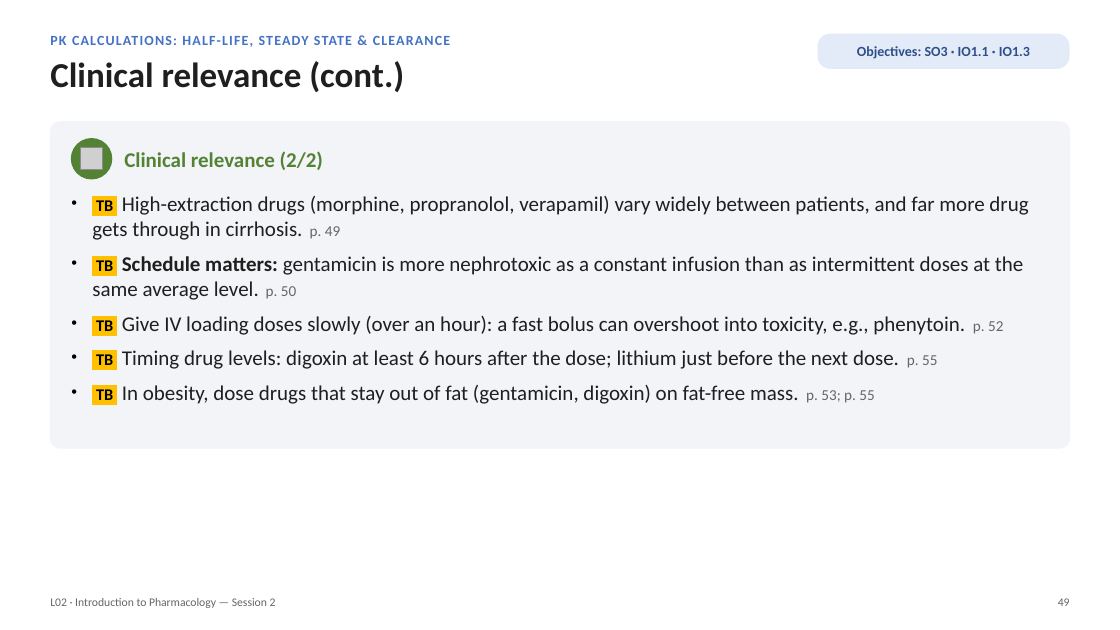
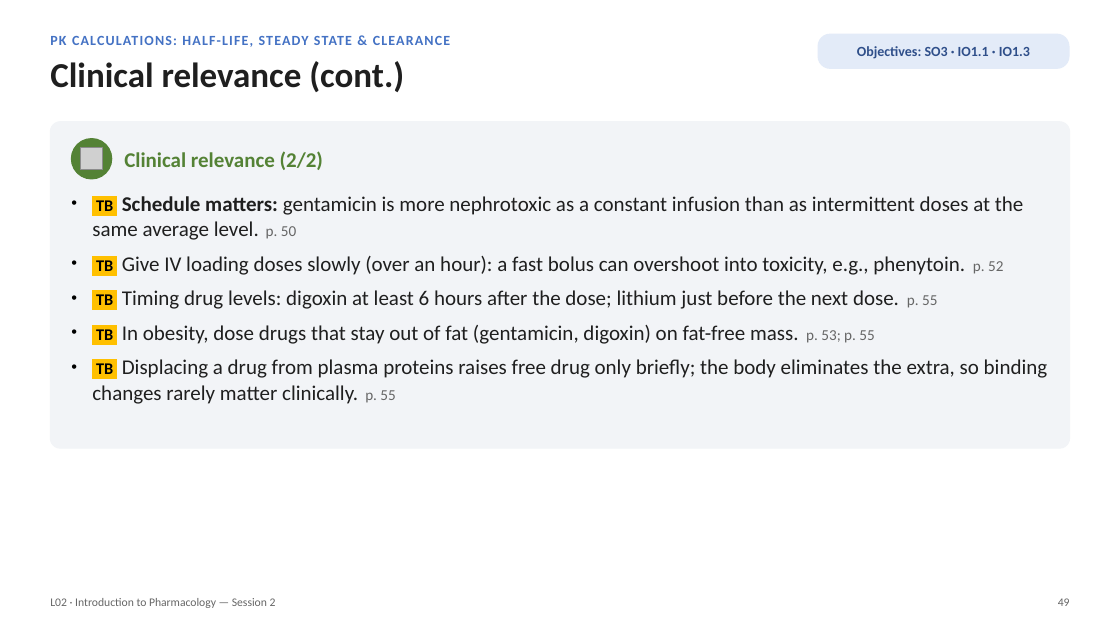
Before and after one commit to bishwokrit/DPAS-Pharm, a slide deck: slide 49 of docs/L02/L02_Unit_1_Introduction_to_Pharmacology_Session_2_study_deck.pptx. Drawn at 1120x630 pixels with LibreOffice and Linux fonts; fonts in the diff are those of the drawing; grey boxes stand for pictures. Boxes give left, top, right and bottom in pixels: in the first picture for what was removed or moved away, otherwise in the second. Text is boxed around its words. In the diff, an @@ line names an element or a change of style, - is before the commit and + after.

```diff
--- a/docs/L02/L02_Unit_1_Introduction_to_Pharmacology_Session_2_study_deck.pptx
+++ b/docs/L02/L02_Unit_1_Introduction_to_Pharmacology_Session_2_study_deck.pptx
@@ text at [92, 196, 1028, 240]: paragraph removed @@
-• TB High-extraction drugs (morphine, propranolol, verapamil) vary widely between patients, and far more drug gets through in cirrhosis. p. 49
@@ text at [92, 359, 1048, 404]: paragraph added @@
+• TB Displacing a drug from plasma proteins raises free drug only briefly; the body eliminates the extra, so binding changes rarely matter clinically. p. 55
```
Also in this commit, not shown: 1 other slide changed, 37 other files.
